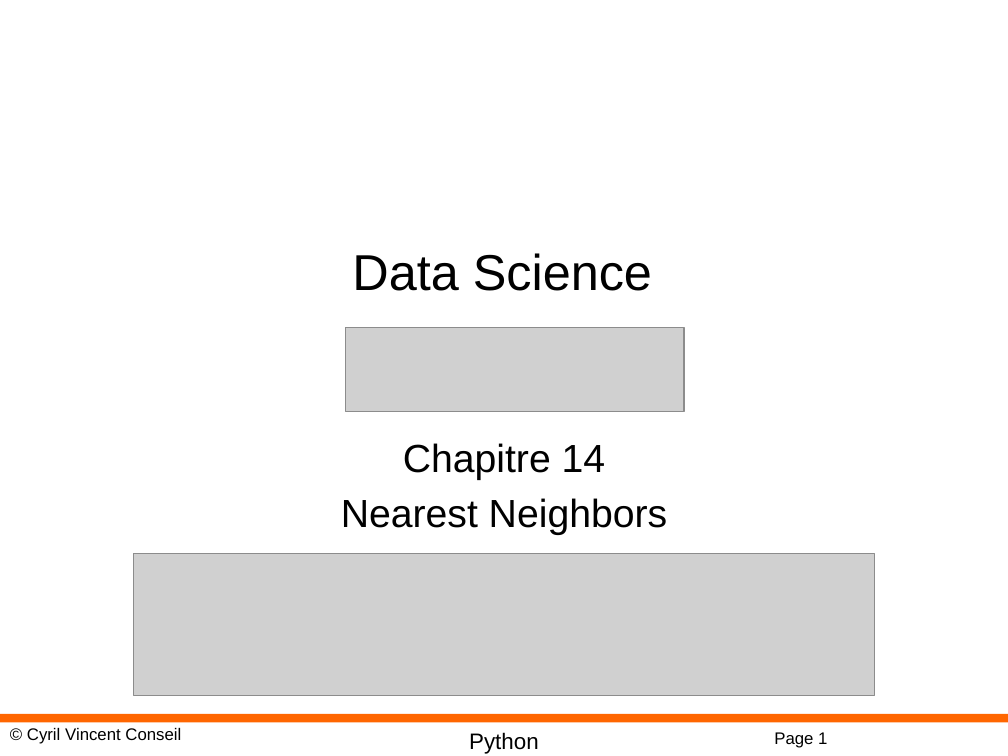
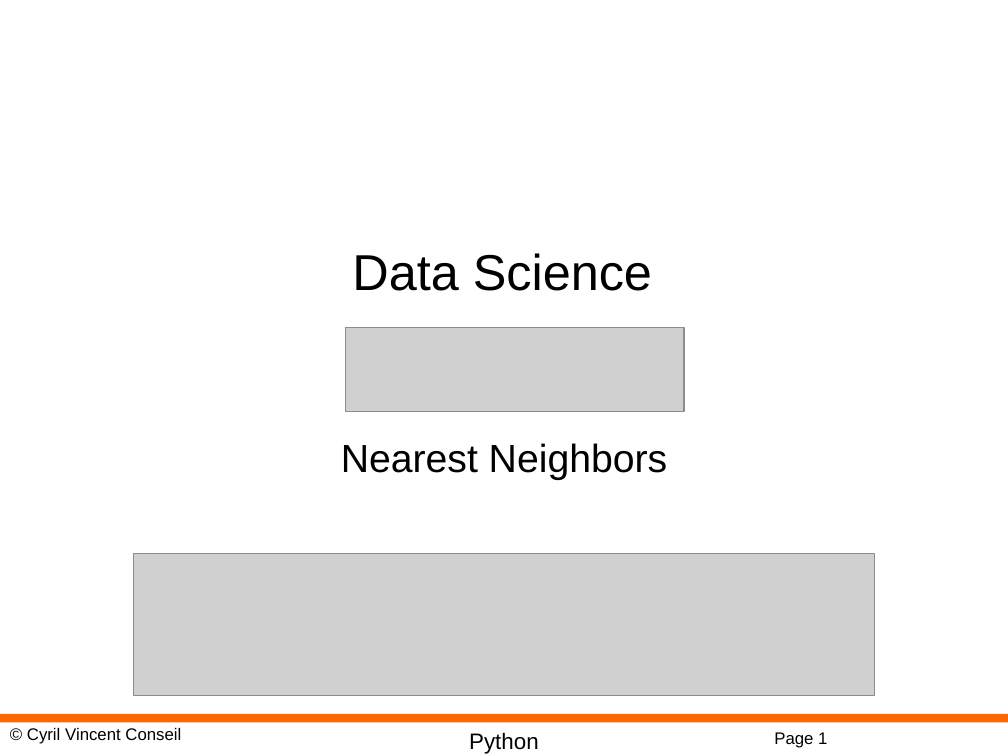
Before and after one commit to cyrilvincent/datascience, a slide deck: slide 1 of ppt/MachineLearning14-KNN.pptx. Drawn at 1008x756 pixels with LibreOffice and Linux fonts; fonts in the diff are those of the drawing; grey boxes stand for pictures; background and template pictures are left out. Boxes give left, top, right and bottom in pixels: in the first picture for what was removed or moved away, otherwise in the second. Text is boxed around its words. In the diff, an @@ line names an element or a change of style, - is before the commit and + after.

```diff
--- a/ppt/MachineLearning14-KNN.pptx
+++ b/ppt/MachineLearning14-KNN.pptx
@@ subtitle at [403,443,606,480]: paragraph removed @@
-Chapitre 14
```
Also in this commit, not shown: 2 other slides changed, 1 slide removed, 2 other files.
